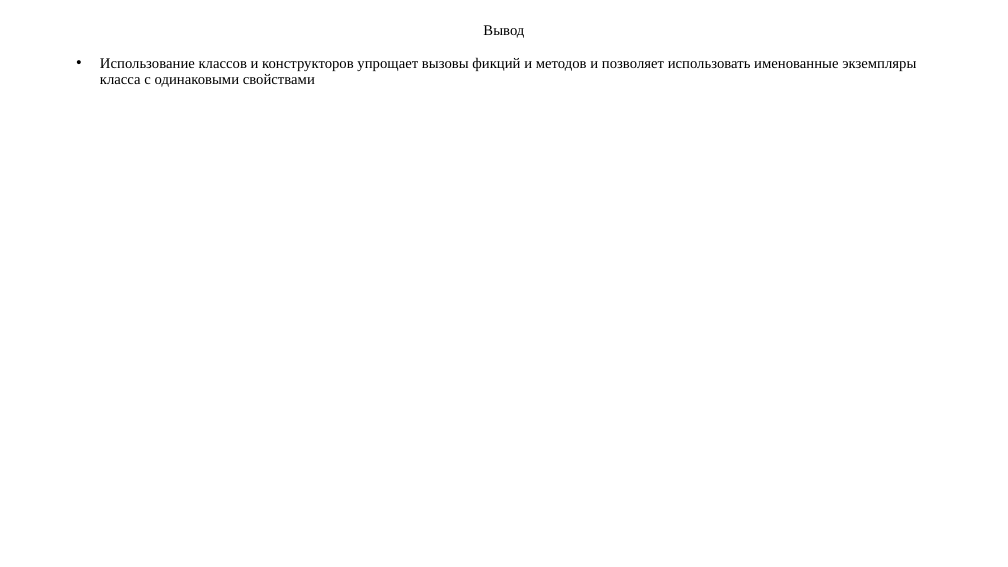
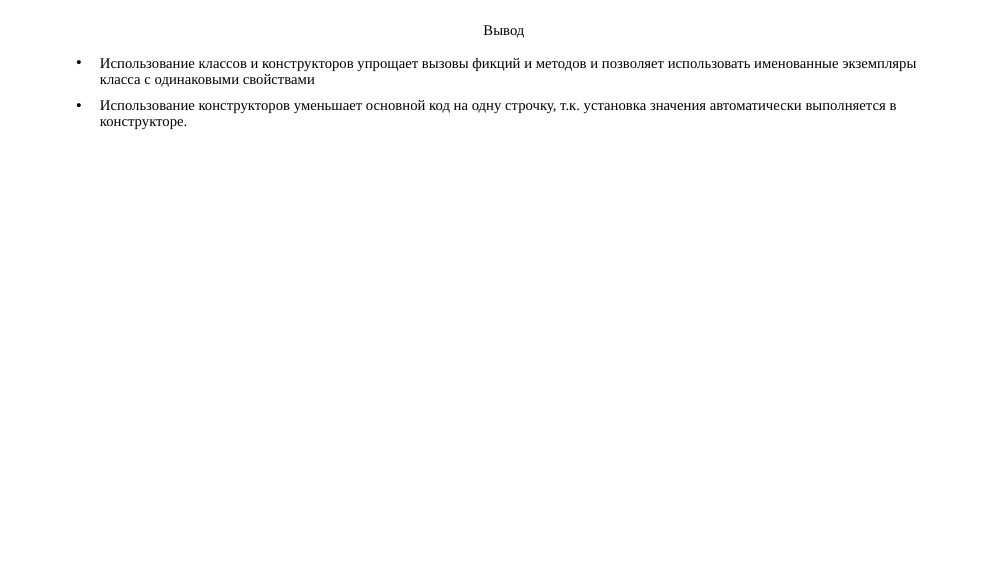
Before and after one commit to Vladnwx/Learn2023-2024, a slide deck: slide 9 of src/lr5/РИЗ-130916у Савельев В.Н. Отчет о выполнении ЛР5.pptx. Drawn at 1008x567 pixels with LibreOffice and Linux fonts; fonts in the diff are those of the drawing. Boxes give left, top, right and bottom in pixels: in the first picture for what was removed or moved away, otherwise in the second. Text is boxed around its words. In the diff, an @@ line names an element or a change of style, - is before the commit and + after.

Commit message:
Оформил отчеты

```diff
--- a/src/lr5/РИЗ-130916у Савельев В.Н. Отчет о выполнении ЛР5.pptx
+++ b/src/lr5/РИЗ-130916у Савельев В.Н. Отчет о выполнении ЛР5.pptx
@@ text at bbox=[100, 100, 897, 129]: paragraph added @@
+• Использование конструкторов уменьшает основной код на одну строчку, т.к. установка значения автоматически выполняется в конструкторе.
```
